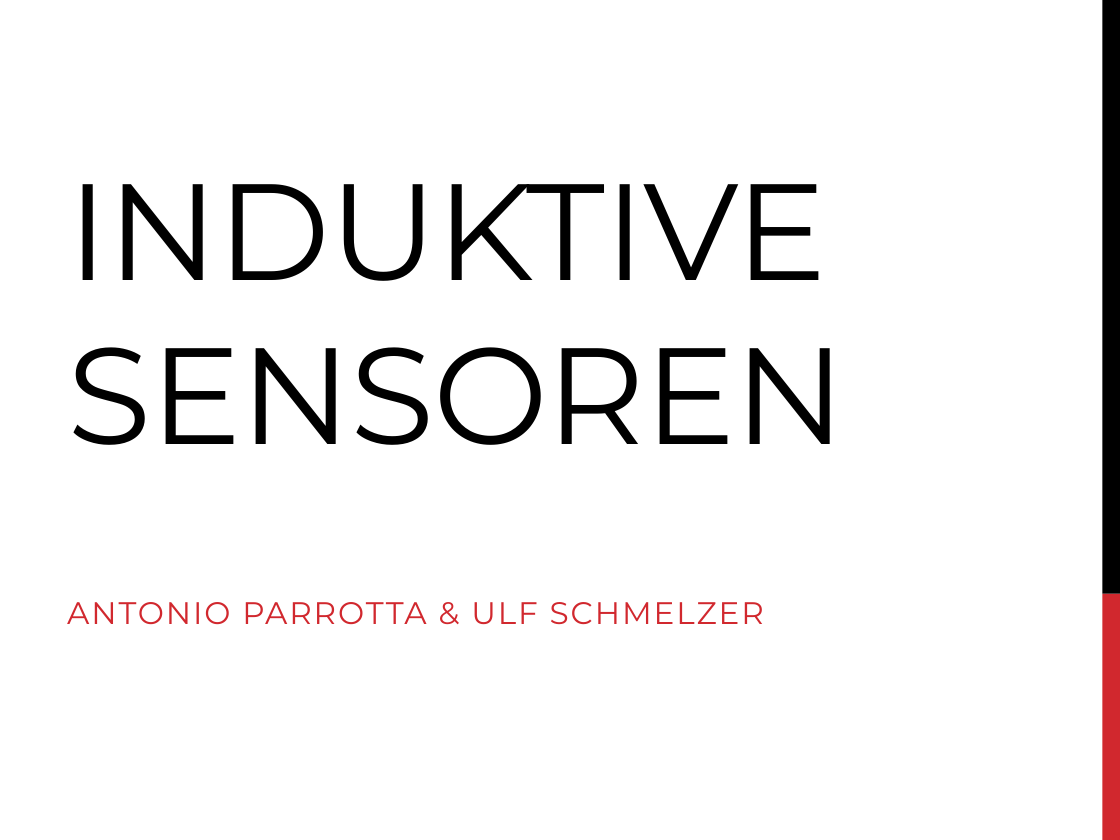
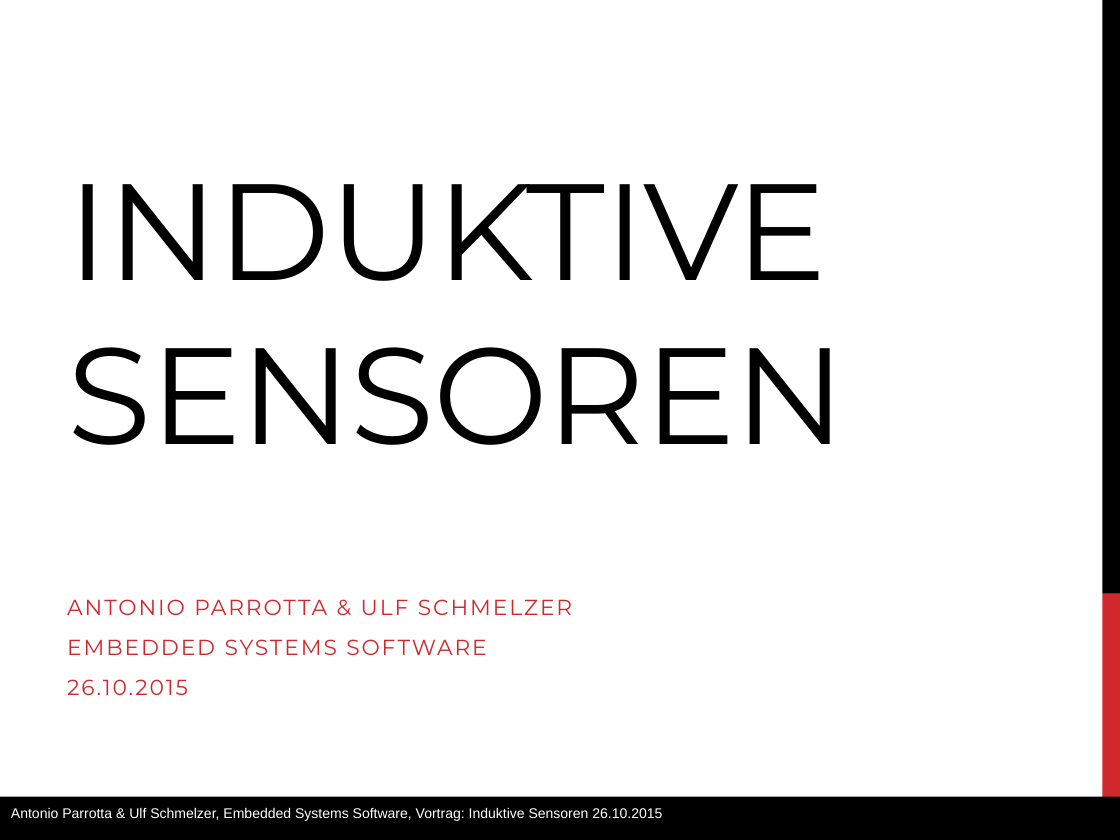
Before and after one commit to anpait00/TIB6, a slide deck: slide 1 of induktiv_sensoren.pptx. Drawn at 1120x840 pixels with LibreOffice and Linux fonts; fonts in the diff are those of the drawing. Boxes give left, top, right and bottom in pixels: in the first picture for what was removed or moved away, otherwise in the second. Text is boxed around its words. In the diff, an @@ line names an element or a change of style, - is before the commit and + after.

```diff
--- a/induktiv_sensoren.pptx
+++ b/induktiv_sensoren.pptx
@@ subtitle at box(67, 599, 572, 615): size 20 to 14 pt in "ANTONIO PARROTTA & ULF SCHMELZER"; less space between paragraphs @@
@@ subtitle at box(67, 639, 486, 695): paragraphs added @@
+EMBEDDED SYSTEMS SOFTWARE
+26.10.2015
@@ rectangle added at box(0, 796, 1120, 840), fill #000000, 9 pt, text #FFFFFF @@
+Antonio Parrotta & Ulf Schmelzer, Embedded Systems Software, Vortrag: Induktive Sensoren 26.10.2015
```
Also in this commit, not shown: 8 other slides changed.
